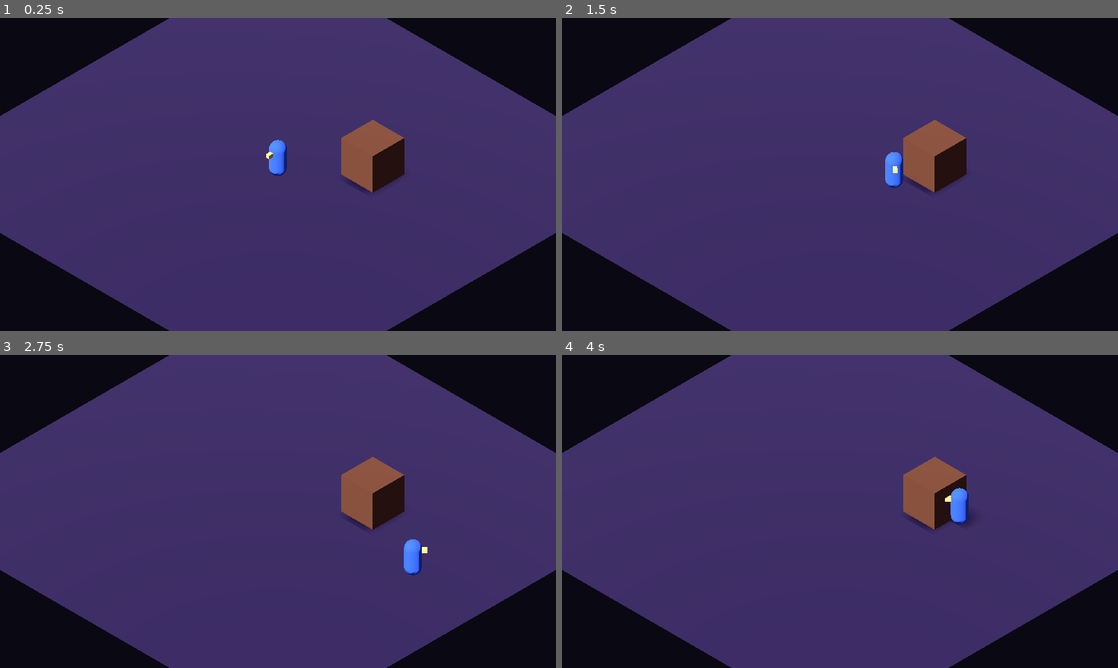
Above: before the commit, frames 1-4 (two rows, left to right).
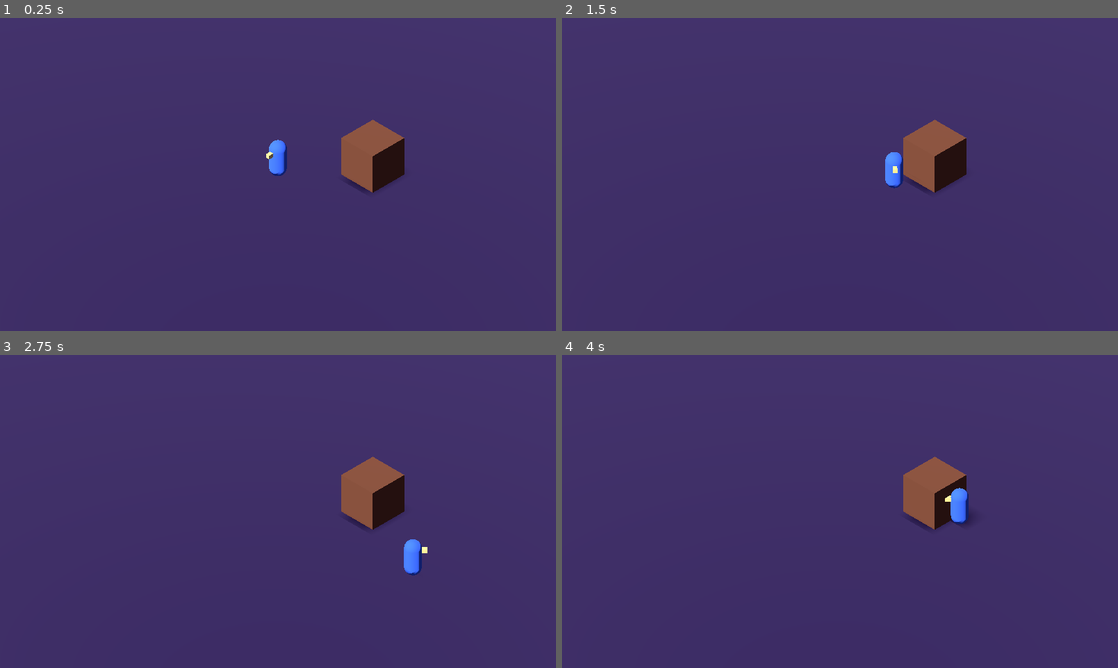
Above: after the commit, the same moments.

Repository: Spadasian/Robert
Game: Godot game, scene res://scenes/world/Main.tscn
Same seed, same stepped clock (60 frames per second), same inputs: the game is played once before the commit and once after it.
Inputs:
- Up to frame 1 (0.25 s): no input
- Up to frame 2 (1.5 s): tap Enter at 0.5 s; hold D (move_right) 0.53-1.28 s; tap Space at 1.25 s; hold S (move_down) from 1.28 s (still down)
- Up to frame 3 (2.75 s): release S (move_down) at 2.03 s; hold D (move_right) from 2.03 s (still down)
- Up to frame 4 (4 s): release D (move_right) at 2.78 s; hold W (move_up) 2.78-3.53 s; hold A (move_left) from 3.53 s (still down)

The runs differ from the first frame. In frame 1, 19% of the frame differs, in the area x 0-100%, y 0-100%; in frame 2, 19%; in frame 3, 19%; in frame 4, 19%.

Commit message:
Task 3: camera rig follows the player
Co-Authored-By: Claude Sonnet 5.5 <noreply@anthropic.com>
Claude-Session: https://claude.ai/code/session_015tdxMYhNk2xjQ11oWM2YK9

Diff:
--- a/scenes/player/Player.tscn
+++ b/scenes/player/Player.tscn
@@ -20,6 +20,7 @@
 albedo_color = Color(0.95, 0.9, 0.5, 1)
 
 [node name="Player" type="CharacterBody3D"]
+groups = ["player"]
 collision_layer = 2
 collision_mask = 1
 script = ExtResource("1_player")
--- /dev/null
+++ b/scenes/world/CameraRig.tscn
@@ -0,0 +1,11 @@
+[gd_scene load_steps=2 format=3]
+
+[ext_resource type="Script" path="res://scripts/player/CameraRig.gd" id="1_rig"]
+
+[node name="CameraRig" type="Node3D"]
+script = ExtResource("1_rig")
+
+[node name="Camera3D" type="Camera3D" parent="."]
+transform = Transform3D(0.7071, -0.40825, 0.57735, 0, 0.8165, 0.57735, -0.7071, -0.40825, 0.57735, 10, 10, 10)
+projection = 1
+size = 14.0
--- a/scenes/world/Main.tscn
+++ b/scenes/world/Main.tscn
@@ -1,9 +1,10 @@
-[gd_scene load_steps=10 format=3]
+[gd_scene load_steps=11 format=3]
 
 [ext_resource type="PackedScene" path="res://scenes/player/Player.tscn" id="1_player"]
+[ext_resource type="PackedScene" path="res://scenes/world/CameraRig.tscn" id="2_camera"]
 
 [sub_resource type="PlaneMesh" id="PlaneMesh_floor"]
-size = Vector2(24, 24)
+size = Vector2(60, 60)
 
 [sub_resource type="StandardMaterial3D" id="Mat_floor"]
 albedo_color = Color(0.2, 0.15, 0.3, 1)
@@ -49,7 +50,4 @@
 transform = Transform3D(1, 0, 0, 0, 0.7, 0.714, 0, -0.714, 0.7, 0, 10, 0)
 shadow_enabled = true
 
-[node name="Camera3D" type="Camera3D" parent="."]
-transform = Transform3D(0.7071, -0.40825, 0.57735, 0, 0.8165, 0.57735, -0.7071, -0.40825, 0.57735, 10, 10, 10)
-projection = 1
-size = 14.0
+[node name="CameraRig" parent="." instance=ExtResource("2_camera")]
--- /dev/null
+++ b/scripts/player/CameraRig.gd
@@ -0,0 +1,19 @@
+extends Node3D
+## Follows the player smoothly. The Camera3D child keeps the fixed isometric angle.
+
+@export var follow_speed: float = 8.0
+
+var target: Node3D
+
+
+func _ready() -> void:
+	target = get_tree().get_first_node_in_group("player") as Node3D
+	if target:
+		global_position = target.global_position
+
+
+func _physics_process(delta: float) -> void:
+	if target == null:
+		return
+	var weight: float = 1.0 - exp(-follow_speed * delta)
+	global_position = global_position.lerp(target.global_position, weight)
